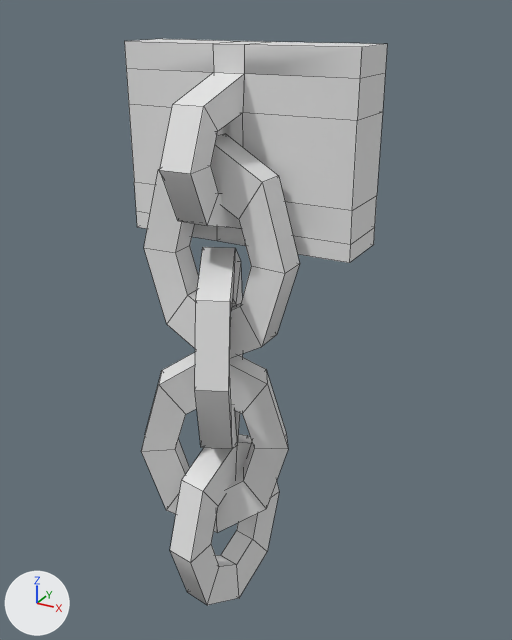
What one commit did to the FBX model SmileGameJam/Assets/04.Models/Objects/Mesh/map_deco/chains.FBX.
Both versions are drawn from a 50 mm lens placed at (0.413, -0.676, 0.411), pointed at (0.02, 0.038, 0.054). Every picture has the same lights, and +X, +Y and +Z are marked at lower left. Mesh edges are drawn as thin lines. Materials are left out; every surface is plain grey.
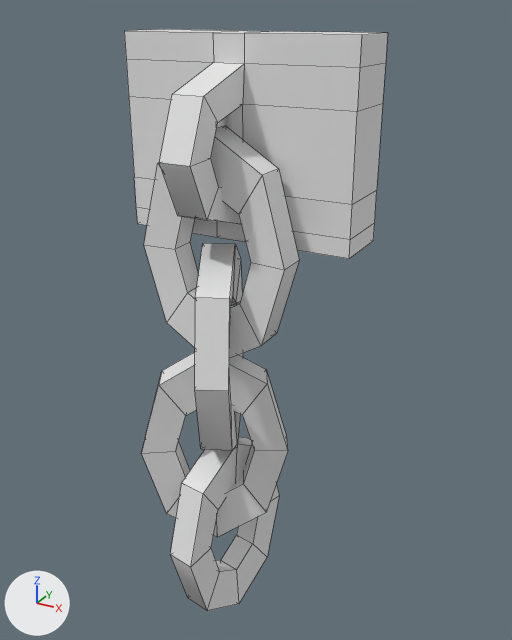
Boxes (x1, y1, x2, y2) around the edits, measured in the pictures (512 x 640 px):
'Box001', rescaled
    before: (124, 39, 387, 605)
    after: (124, 29, 388, 611)

Patch to the scene script:
```diff
--- a/SmileGameJam/Assets/04.Models/Objects/Mesh/map_deco/chains.FBX.py
+++ b/SmileGameJam/Assets/04.Models/Objects/Mesh/map_deco/chains.FBX.py
@@ ob_box001 @@
 ob_box001.rotation_euler = (1.571, 0.0, 0.0)  # degrees (90, 0, 0)
-ob_box001.scale = (1.07, 1.26, 4.49)
+ob_box001.scale = (1.06, 1.3, 4.5)
```
